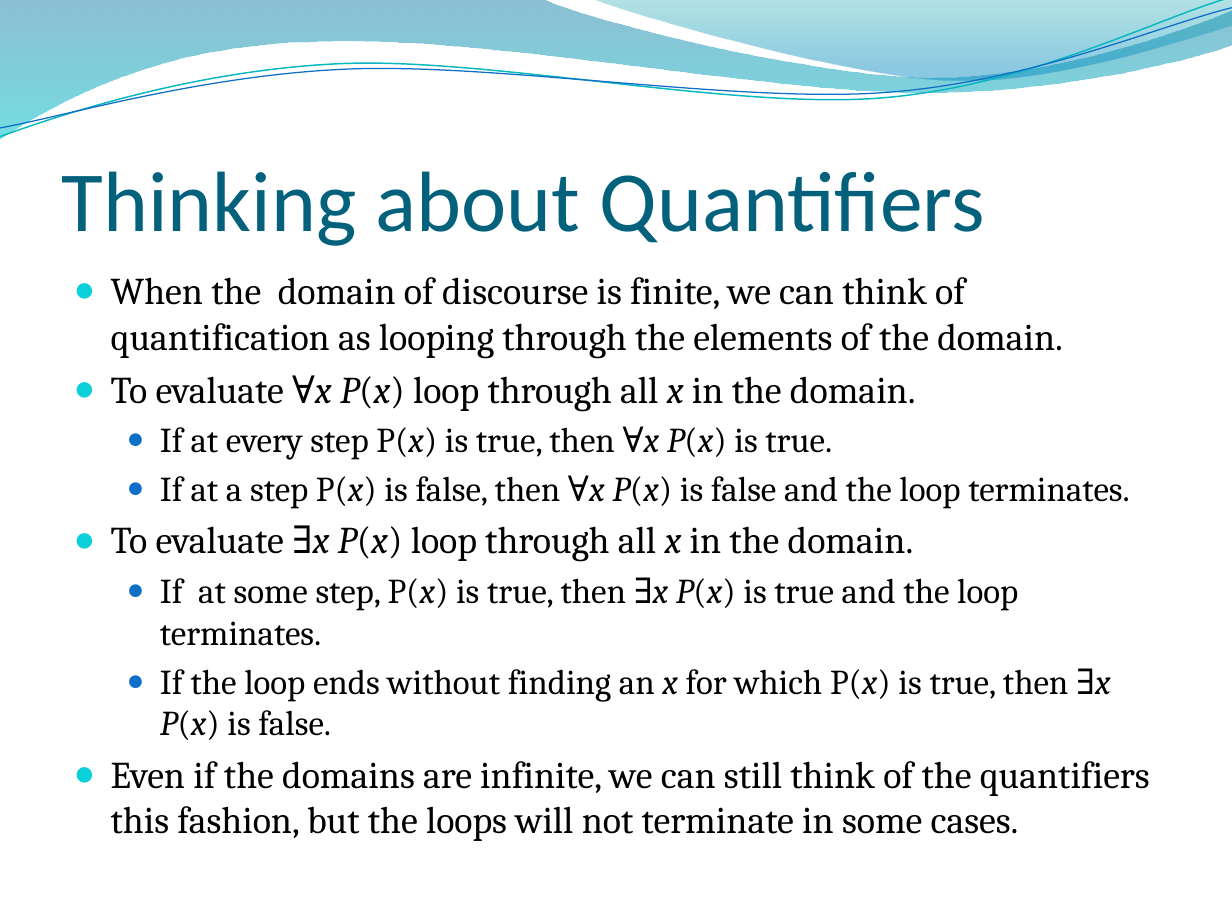
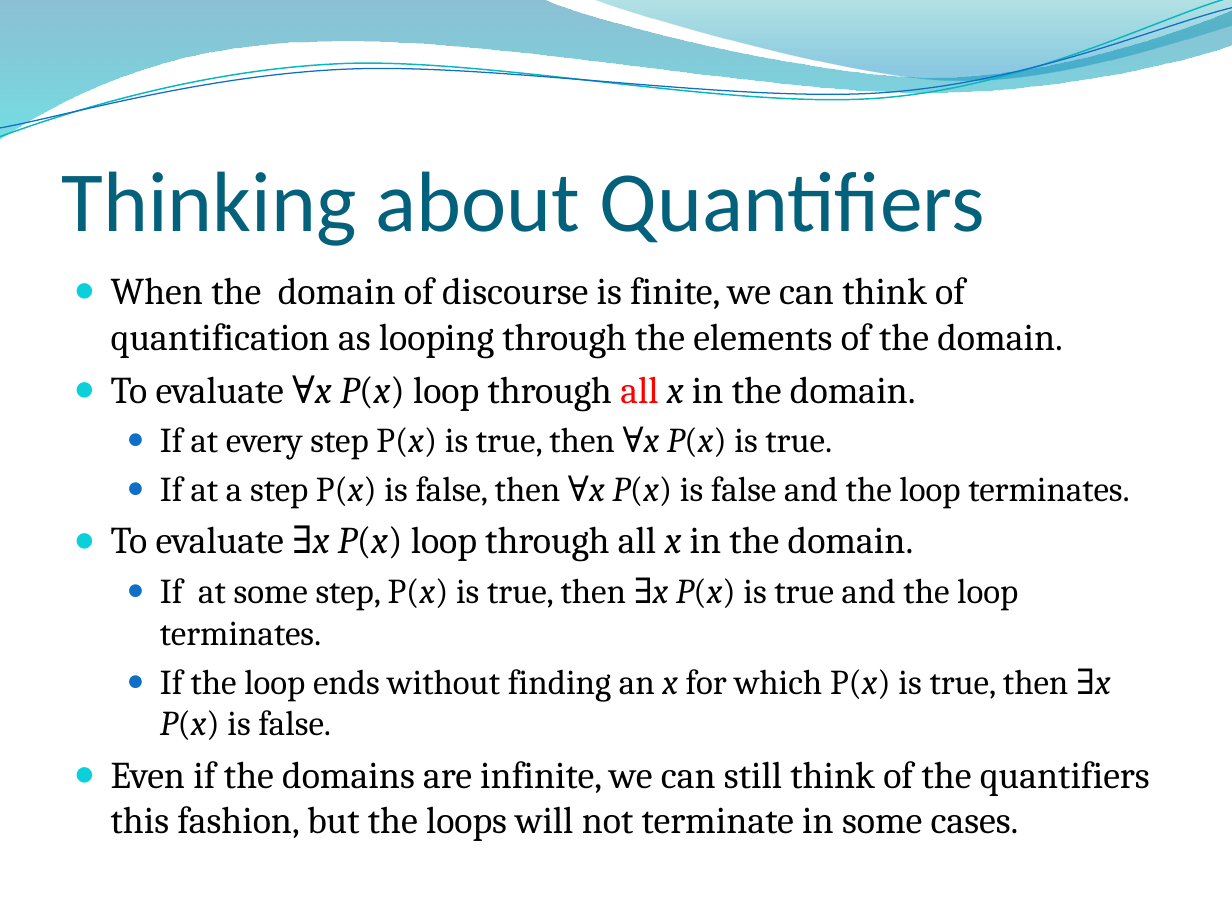
Before and after one commit to lin-chen-GA/lin-chen-GA.github.io, a slide deck: slide 76 of cs2620/slides/cs2620_notes1.pptx (slide 68 before the commit). Drawn at 1232x924 pixels with LibreOffice and Linux fonts; fonts in the diff are those of the drawing; background and template pictures are left out. Boxes give left, top, right and bottom in pixels: in the first picture for what was removed or moved away, otherwise in the second. Text is boxed around its words. In the diff, an @@ line names an element or a change of style, - is before the commit and + after.

```diff
--- a/cs2620/slides/cs2620_notes1.pptx
+++ b/cs2620/slides/cs2620_notes1.pptx
@@ text at [111, 375, 916, 411]: text colour #000000 to #FF0000 in "all" @@
```
Also in this commit, not shown: 6 other slides changed, 10 slides added, 2 other files.
